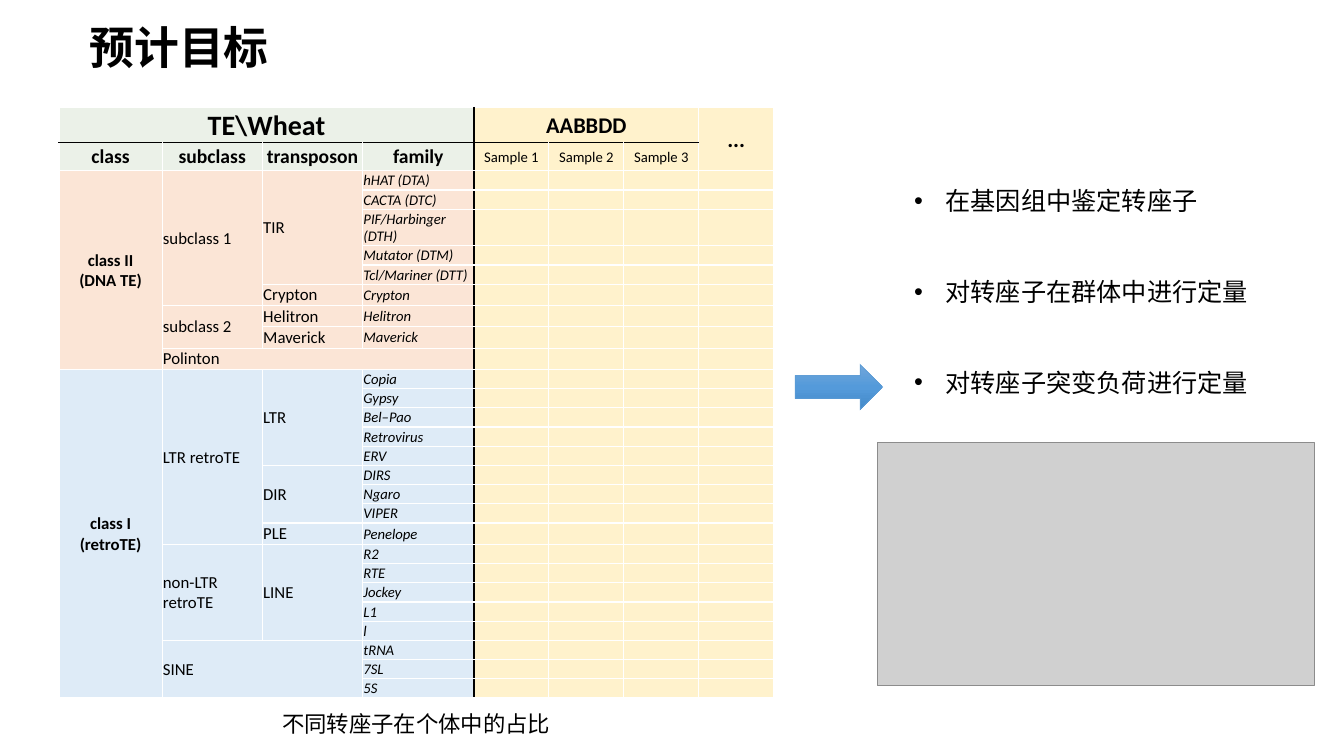
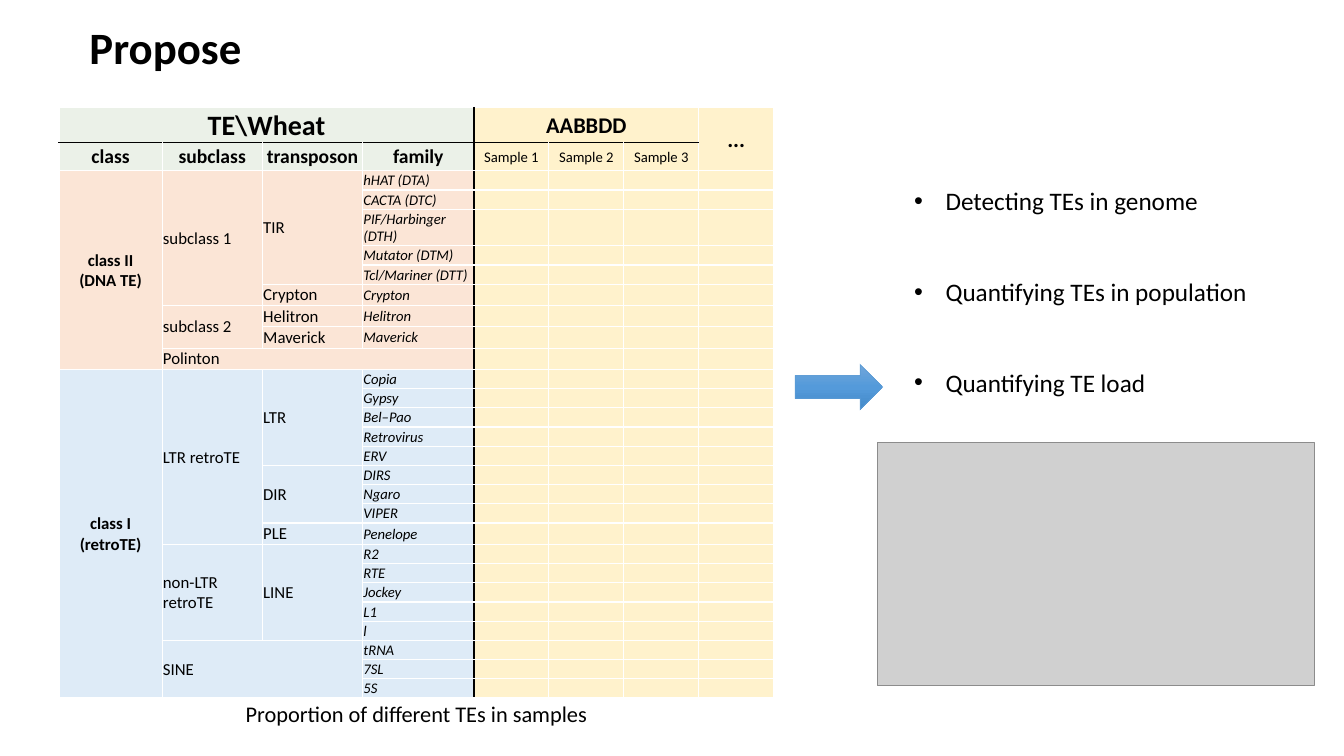
Before and after one commit to SirLearning/GeneticsNotes, a slide deck: slide 3 of undergraduate/Presentation.pptx (slide 4 before the commit). Drawn at 1344x756 pixels with LibreOffice and Linux fonts; fonts in the diff are those of the drawing; grey boxes stand for pictures. Boxes give left, top, right and bottom in pixels: in the first picture for what was removed or moved away, otherwise in the second. Text is boxed around its words. In the diff, an @@ line names an element or a change of style, - is before the commit and + after.

```diff
--- a/undergraduate/Presentation.pptx
+++ b/undergraduate/Presentation.pptx
@@ title at (89,35,241,71): text changed @@
-预计目标
+Propose
@@ text at (946,192,1246,397): text changed @@
-• 在基因组中鉴定转座子
-• 对转座子在群体中进行定量
-• 对转座子突变负荷进行定量
+• Detecting TEs in genome
+• Quantifying TEs in population
+• Quantifying TE load
@@ text at (246,706,587,726): text changed @@
-不同转座子在个体中的占比
+Proportion of different TEs in samples
```
Also in this commit, not shown: 2 other slides changed, 1 slide added, 3 slides removed, 3 other files.
